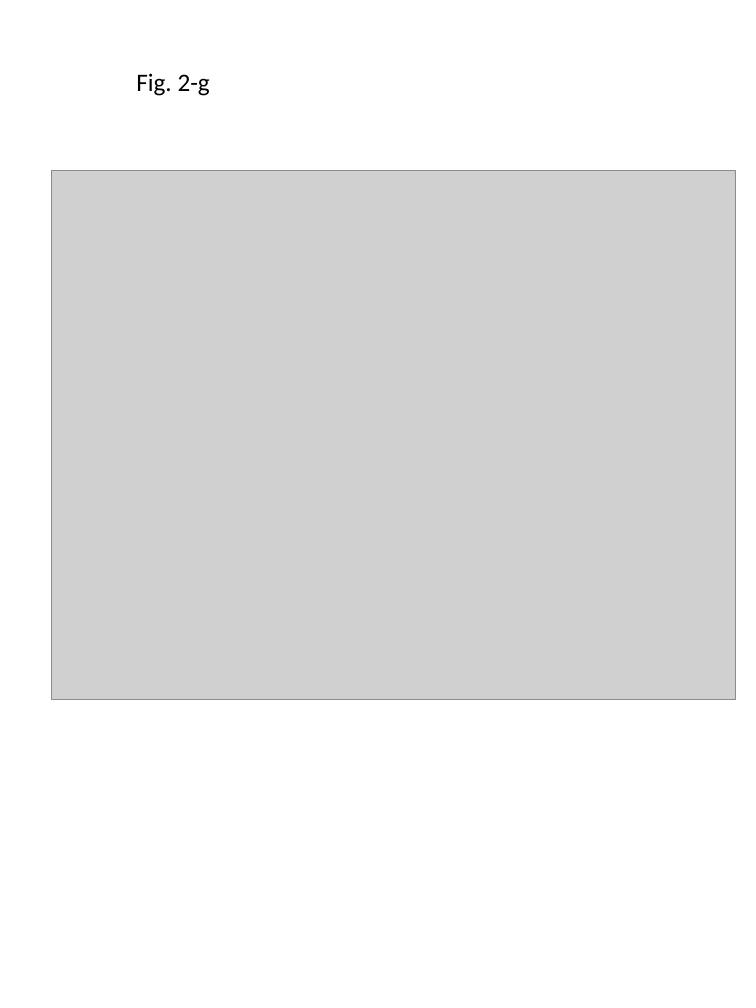
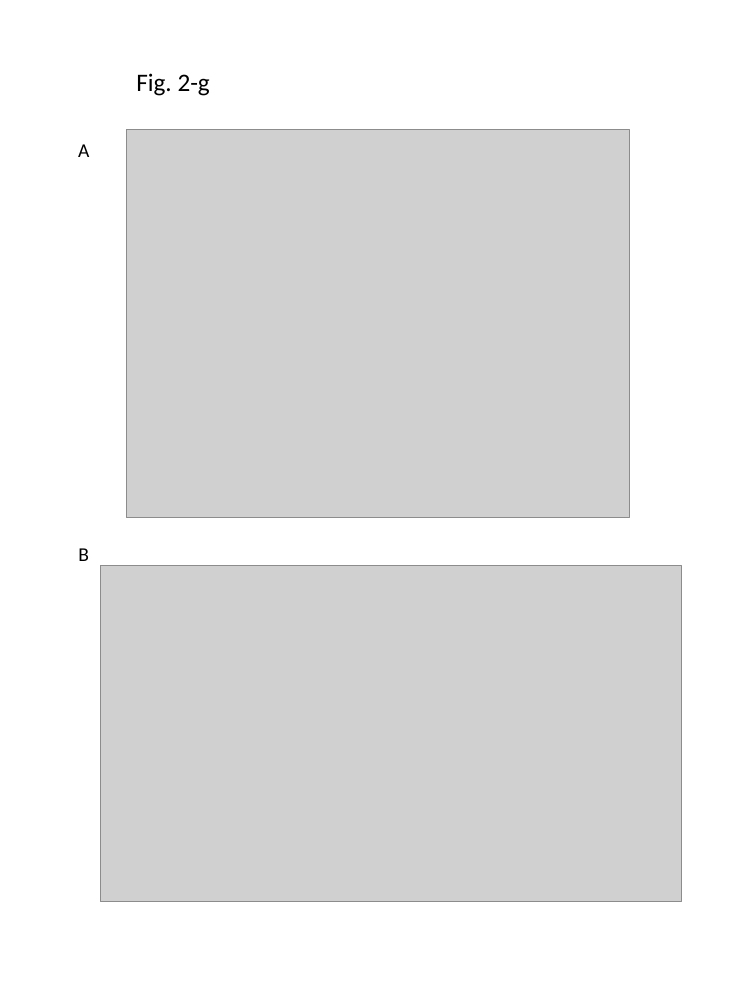
Before and after one commit to mdchambers/dissertation, a slide deck: slide 7 of ch2_groucho.figures/ch2_groucho.figures.pptx. Drawn at 756x1008 pixels with LibreOffice and Linux fonts; fonts in the diff are those of the drawing; grey boxes stand for pictures. Boxes give left, top, right and bottom in pixels: in the first picture for what was removed or moved away, otherwise in the second. Text is boxed around its words. In the diff, an @@ line names an element or a change of style, - is before the commit and + after.

```diff
--- a/ch2_groucho.figures/ch2_groucho.figures.pptx
+++ b/ch2_groucho.figures/ch2_groucho.figures.pptx
@@ text added at [78,144,89,157], 14 pt, text #000000 @@
+A
@@ picture: place and size @@
-picture at [51,170,736,699]
+picture at [126,129,629,517]
@@ text added at [78,548,89,561], 14 pt, text #000000 @@
+B
@@ picture added at [100,565,681,902] @@
```
Also in this commit, not shown: 1 slide removed, 16 other files.
